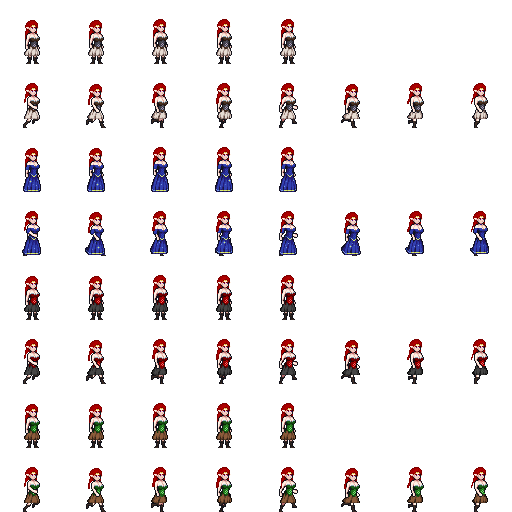
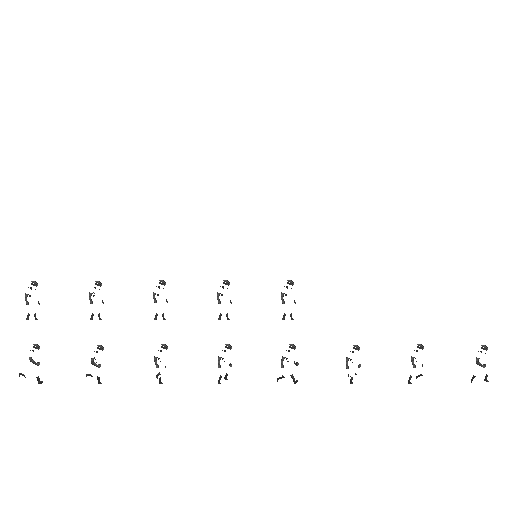
Before/after of a w=512, h=512 layered artwork. What changed in the layer stack:
hid "GairEars copy" over box(24, 19, 487, 220)
hid "ArmouredCorset" over box(29, 37, 487, 113)
hid "ShortSkirt" over box(24, 45, 488, 119)
hid "Boots" over box(23, 57, 480, 128)
hid "kaelira" over box(23, 21, 488, 128)
hid "TallBoots" over box(24, 50, 485, 128)
hid "Kealira green" over box(23, 403, 488, 512)
hid "Kaelira Red" over box(23, 275, 488, 384)
hid "GairEars copy 2" over box(24, 147, 487, 233)
hid "FancyDress" over box(22, 160, 489, 255)
hid "Boots copy" over box(23, 185, 480, 256)
hid "kaelira copy" over box(23, 149, 488, 256)
showed "Layer 9 copy" over box(19, 280, 489, 384)
